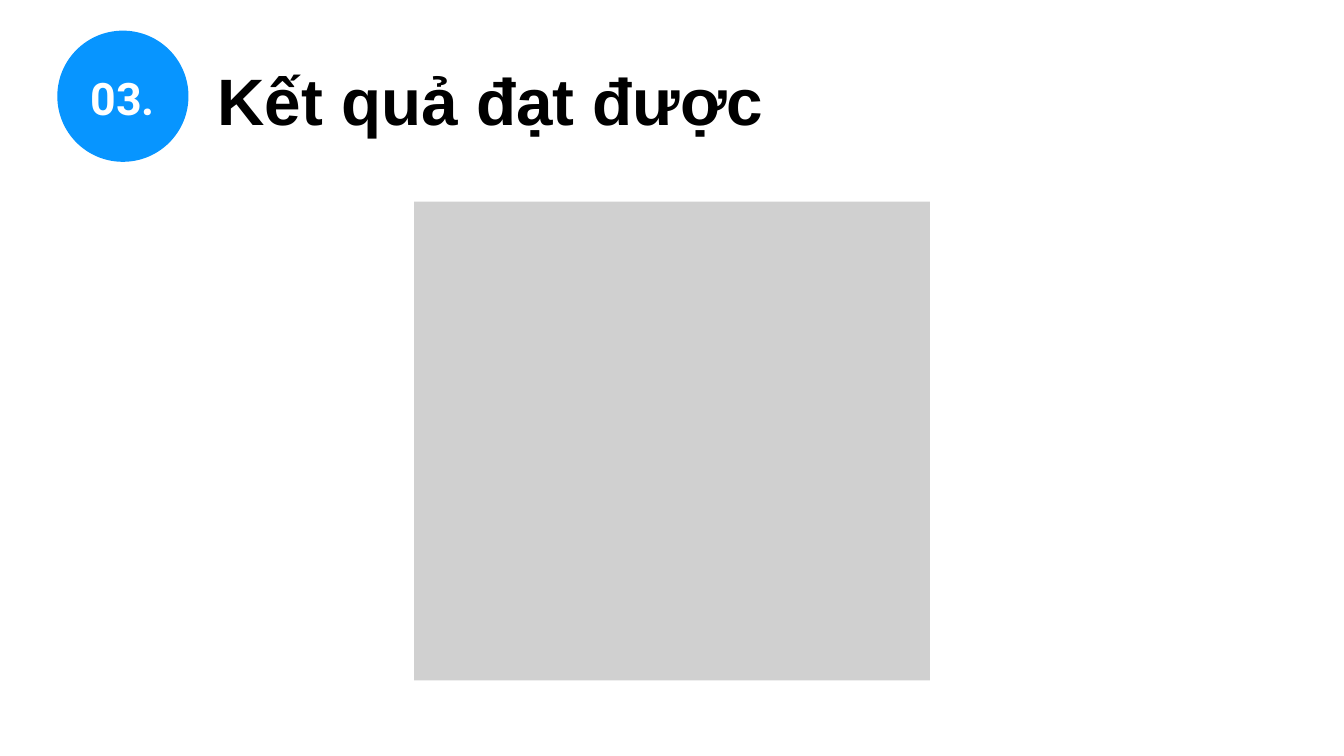
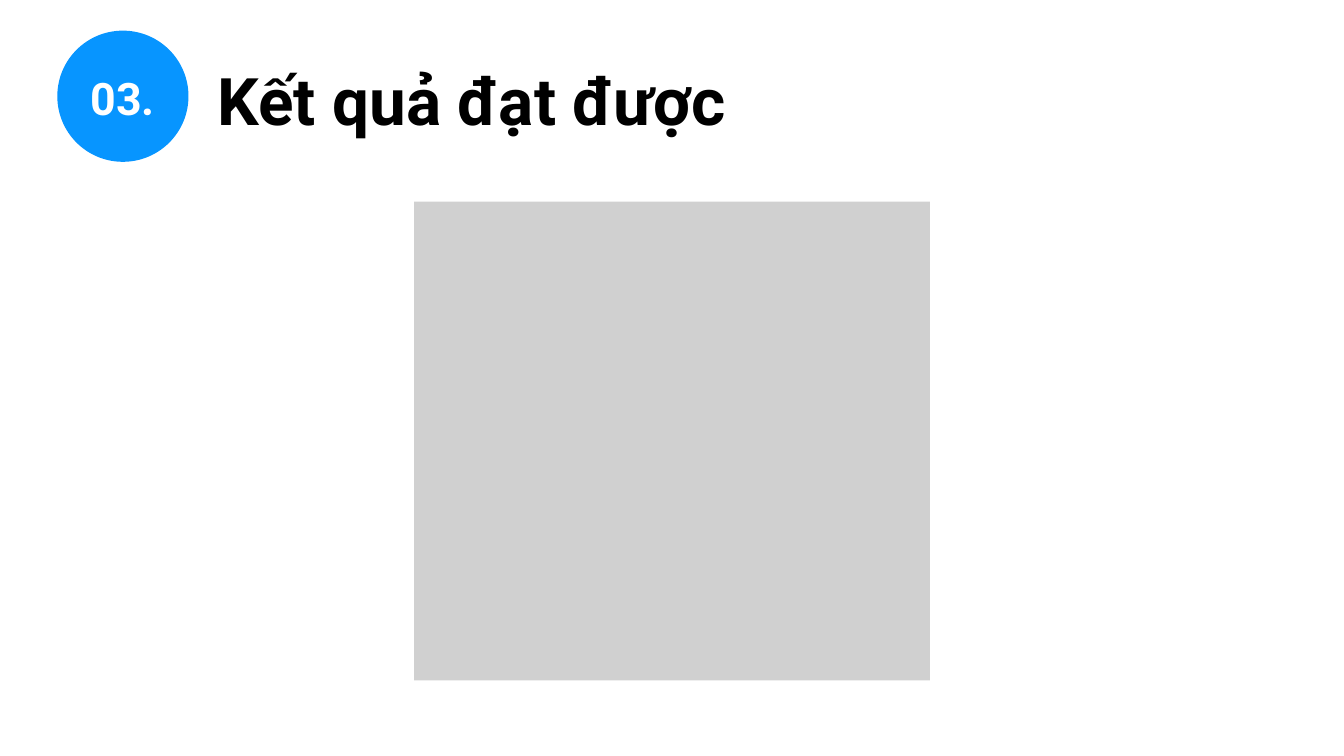
Before and after one commit to URMySunshinee/cn-da21ttc-letructin-forum-laravel, a slide deck: slide 8 of thesis/abs/PPT Báo Cáo CN.pptx (slide 12 before the commit). Drawn at 1344x756 pixels with LibreOffice and Linux fonts; fonts in the diff are those of the drawing; grey boxes stand for pictures. Boxes give left, top, right and bottom in pixels: in the first picture for what was removed or moved away, otherwise in the second. Text is boxed around its words. In the diff, an @@ line names an element or a change of style, - is before the commit and + after.

```diff
--- a/thesis/abs/PPT Báo Cáo CN.pptx
+++ b/thesis/abs/PPT Báo Cáo CN.pptx
@@ text "Kết quả đạt được" at <box>218,71,726,139</box>: font Arial to Roboto @@
```
Also in this commit, not shown: 9 other slides changed, 4 slides added, 10 slides removed, 2 other files.
